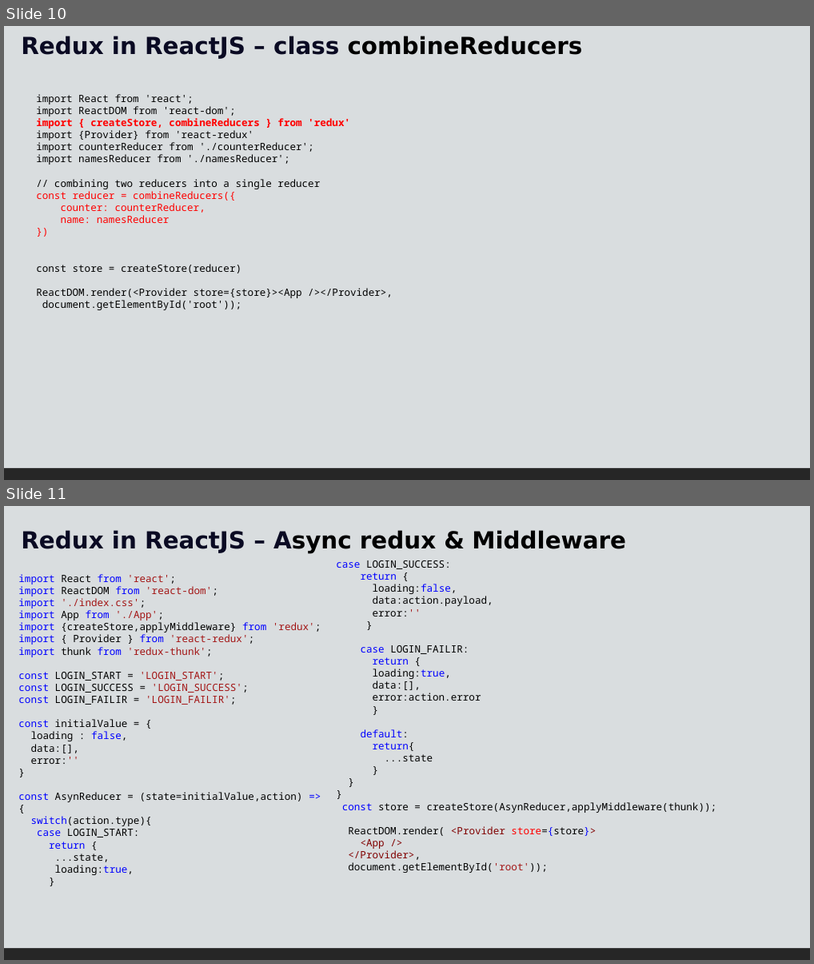
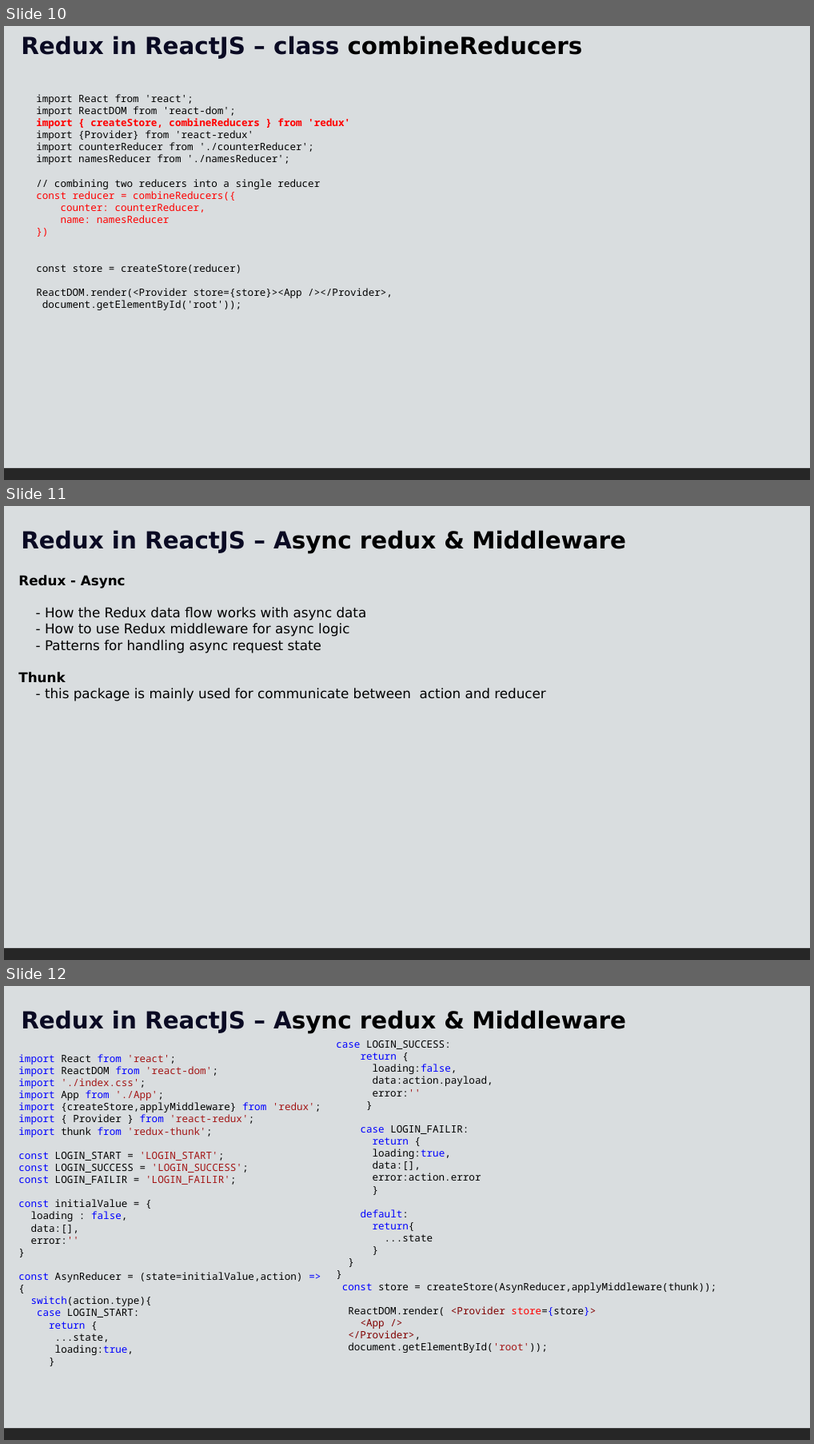
Before and after one commit to bharathi2k6/Learn_React, a slide deck: doc/React-5.pptx. Shown one above the other, each under a label of ours: slides 10 and 11 before the commit, slides 10, 11 and 12 after it. The pictures are 814x964 and 814x1444 pixels, drawn with LibreOffice and Linux fonts; fonts in the diff are those of the drawing. Boxes give left, top, right and bottom in pixels: in the first picture for what was removed or moved away, otherwise in the second. Text is boxed around its words. In the diff, an @@ line names an element or a change of style, - is before the commit and + after.

Commit message:
redux basic doc

```diff
--- a/doc/React-5.pptx
+++ b/doc/React-5.pptx
@@ slide 11 added at [4, 506, 810, 960], background #FFFFFF; not listed: 1 template element that a slide beside it also shows @@
@@ rectangle added at [4, 506, 810, 948], fill #D9DDDF @@
@@ text added at [21, 530, 626, 553], 28 pt, text #000000, bold @@
+Redux in ReactJS – Async redux & Middleware
@@ text added at [18, 575, 546, 701], 16 pt, text #000000 @@
+Redux - Async
+- How the Redux data flow works with async data
+- How to use Redux middleware for async logic
+- Patterns for handling async request state
+Thunk
+- this package is mainly used for communicate between action and reducer
@@ what was slide 11 is now slide 12 @@
```
